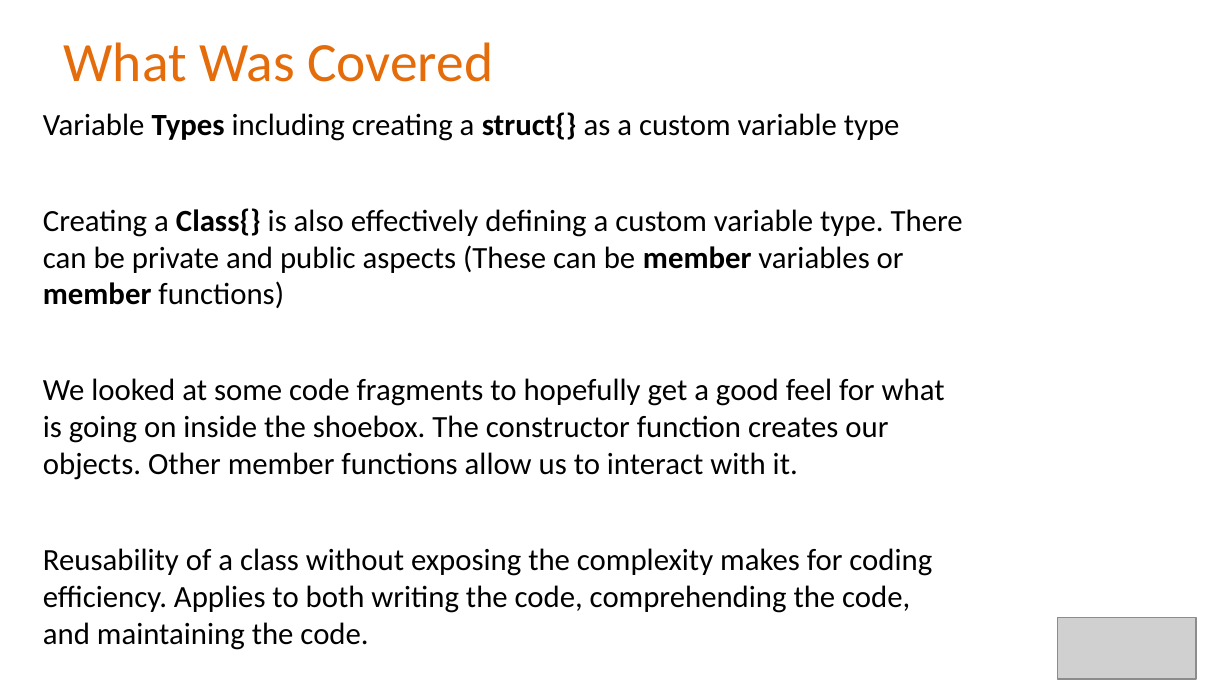
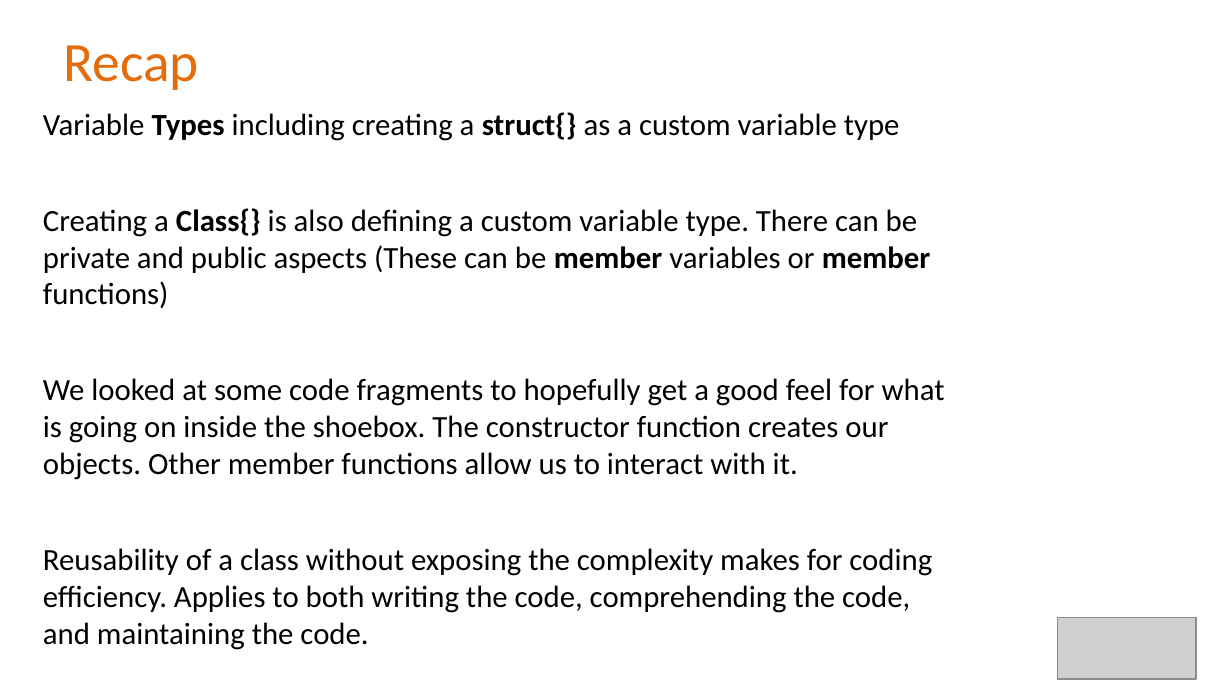
Before and after one commit to Alan-Lomax/MERG-SIG-Presentations, a slide deck: slide 31 of Introduction to Class Programming Part 1.pptx. Drawn at 1232x693 pixels with LibreOffice and Linux fonts; fonts in the diff are those of the drawing; grey boxes stand for pictures; background and template pictures are left out. Boxes give left, top, right and bottom in pixels: in the first picture for what was removed or moved away, otherwise in the second. Text is boxed around its words. In the diff, an @@ line names an element or a change of style, - is before the commit and + after.

```diff
--- a/Introduction to Class Programming Part 1.pptx
+++ b/Introduction to Class Programming Part 1.pptx
@@ title at (x1=64, y1=45, x2=199, y2=90): text changed @@
-What Was Covered
+Recap
@@ text at (x1=43, y1=208, x2=931, y2=308): text changed @@
-Creating a Class{} is also effectively defining a custom variable type. There can be private and public aspects (These can be member variables or member functions)
+Creating a Class{} is also defining a custom variable type. There can be private and public aspects (These can be member variables or member functions)
```
Also in this commit, not shown: 10 other slides changed.
